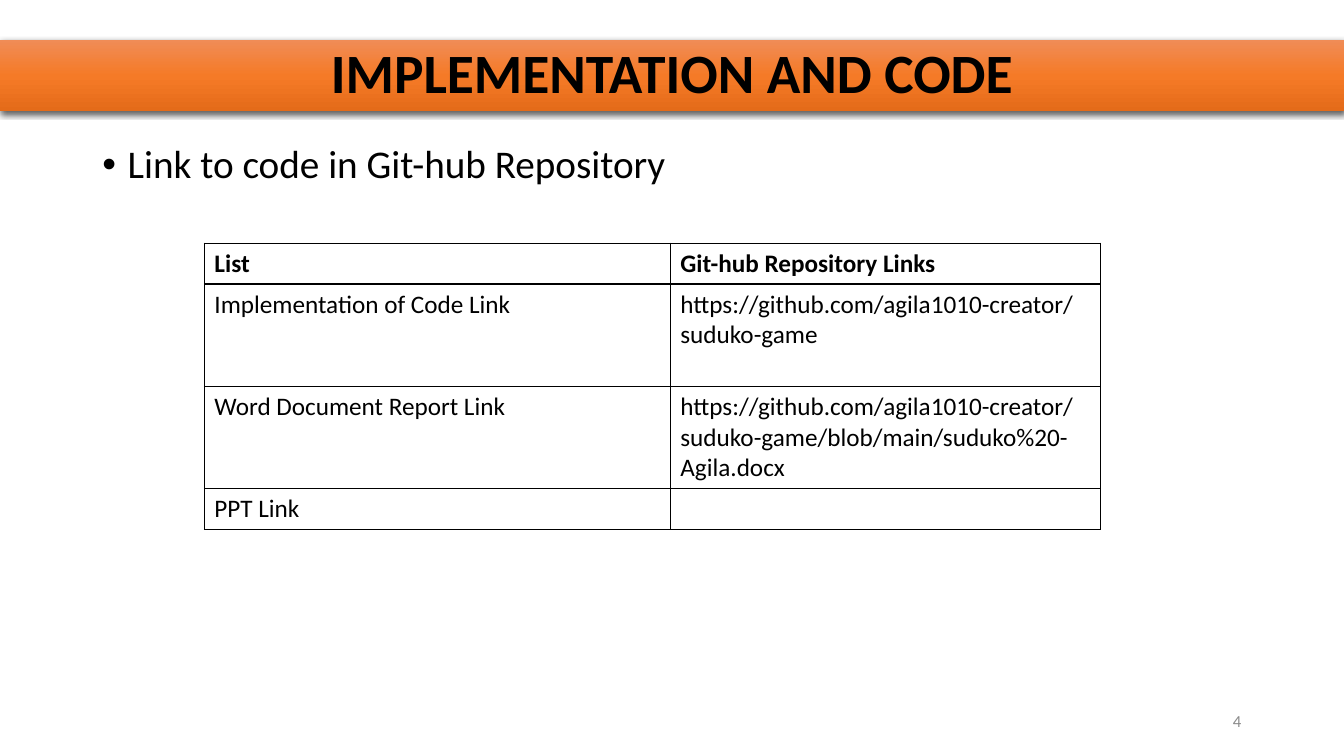
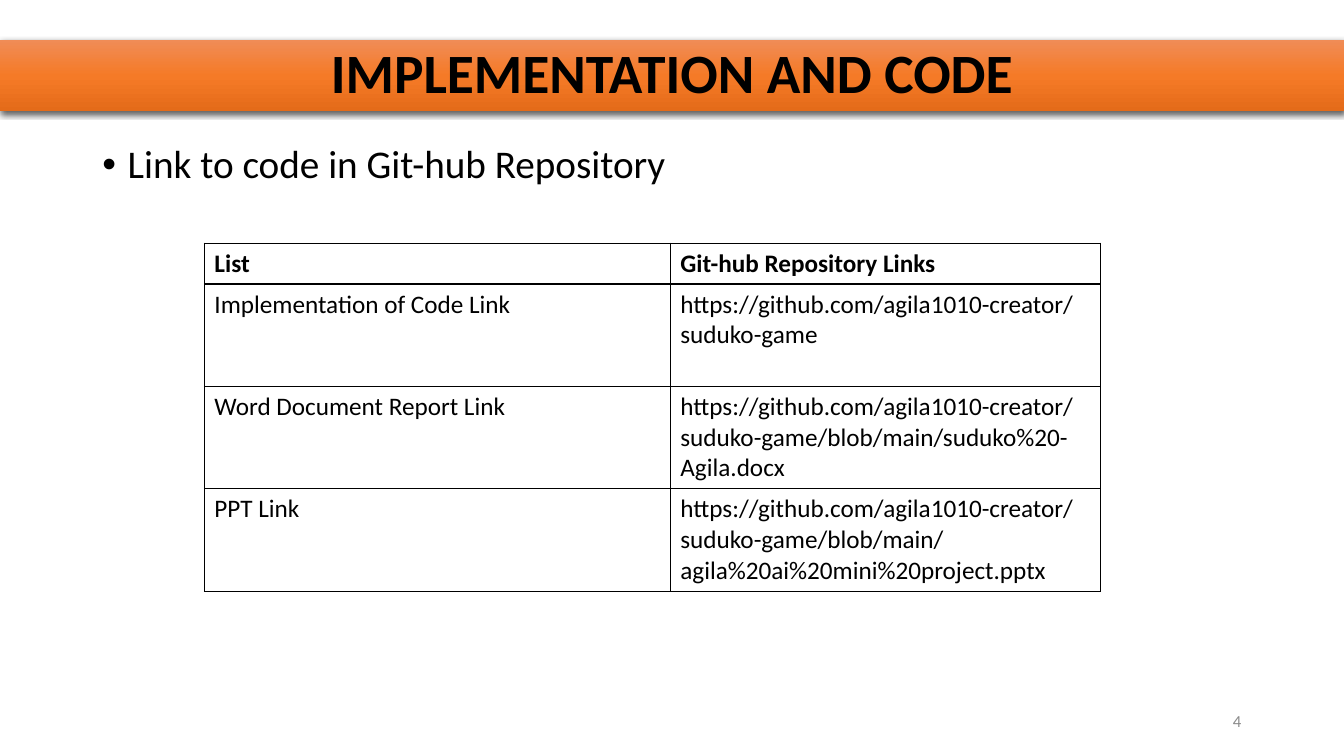
Before and after one commit to agila1010-creator/suduko-game, a slide deck: slide 4 of agila ai mini project.pptx. Drawn at 1344x756 pixels with LibreOffice and Linux fonts; fonts in the diff are those of the drawing. Boxes give left, top, right and bottom in pixels: in the first picture for what was removed or moved away, otherwise in the second. Text is boxed around its words. In the diff, an @@ line names an element or a change of style, - is before the commit and + after.

```diff
--- a/agila ai mini project.pptx
+++ b/agila ai mini project.pptx
@@ table at bbox=[205, 243, 1101, 588] @@
-row 4, column 2: 
+row 4, column 2: https://github.com/agila1010-creator/suduko-game/blob/main/agila%20ai%20mini%20project.pptx
```
